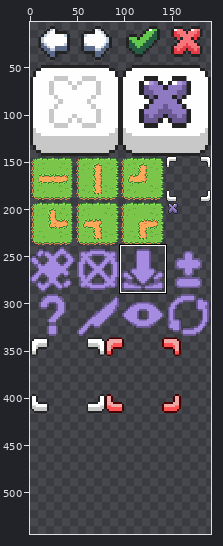
A sprite sheet gets an edit: assets/graphics/sprites/gui.png. The picture above shows the old version from afar; the outline marks the close-up.
Close-up. Before the commit:
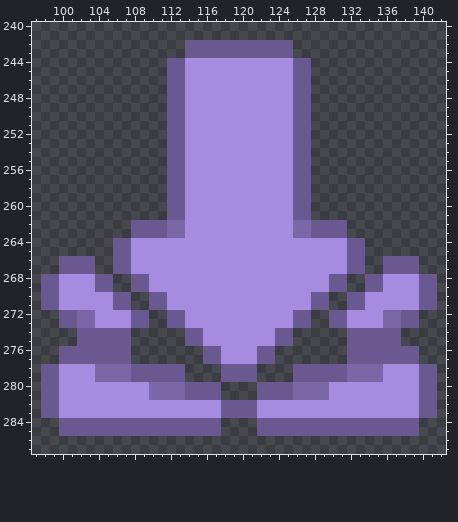
The file is 192x416 pixels. Colours within 5 levels of each other are drawn and written as one. Shown: x 97..142, y 240..287. The old version is drawn lined up with the new one, on the new canvas. The wide view leaves out empty margins. The commit also changed other parts of the picture, which this record leaves out.
The result:
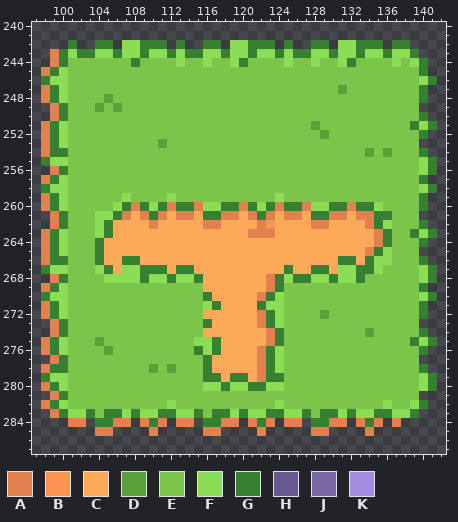
Palette (. is transparent): A #e2804f  B #fb9351  C #fcaa5a  D #5aa13a  E #7bc54a  F #8bdd55  G #378031  H #6a5990  J #7a67a6  K #a68ce1
The exact change:
canvas 192x416 -> 192x544
Changed rows in their new state; - is an unchanged pixel.
first column x 98:
242 ---G--GG-FFGGG-G..GG.FFGGG.G--GG-FFGGG-GG---
243 -AGFGGFFGFFGFFGFGGFFGFFGFFGFGGFFGFFGFFGFFG--
244 -AGEEEEEEEGEEEEFEEFEEFGEEEEFEEFEEFGEEEEFEFG-
245 AGFEEEEEEEEEEEEEEEEEEEEEEEEEEEEEEEEEEEEEEEG-
246 GFFEEEEEEEEEEEEEEEEEEEEEEEEEEEEEEEEEEEEEEEFG
247 AGFEEEEEEEEEEEEEEEEEEEEEEEEEEEEEEDEEEEEEEEG-
248 AGFEEEEDEEEEEEEEEEEEEEEEEEEEEEEEEEEEEEEEEEG-
249 -AGEEEDEDEEEEEEEEEEEEEEEEEEEEEEEEEEEEEEEEE--
250 -AGEEEEEEEEEEEEEEEEEEEEEEEEEEEEEEEEEEEEEEEG-
251 AGFEEEEEEEEEEEEEEEEEEEEEEEEEEEDEEEEEEEEEEGFG
252 AGFEEEEEEEEEEEEEEEEEEEEEEEEEEEEDEEEEEEEEEEG-
253 AGFEEEEEEEEEEDEEEEEEEEEEEEEEEEEEEEEEEEEEEE--
254 AGGEEEEEEEEEEEEEEEEEEEEEEEEEEEEEEEEEDEDEEEG-
255 GFFEEEEEEEEEEEEEEEEEEEEEEEEEEEEEEEEEEEEEEEFG
256 -AGEEEEEEEEEEEEEEEEEEEEEEEEEEEEEEEEEEEEEEEFG
257 AGFEEEEEEEEEEEEEEEEEEEEEEEEEEEEEEEEEEEEEEEG-
258 GFFEEEEEEEEEEEEEEEEEEEEEEEEEEEEEEEEEEEEEEEFG
259 AGFEEEEEEFEEEEFEEEEEEEEEEEFEEEEEEEEEEEEEEEG-
260 AGFEEEEEFGAGFGAGGAFFGGAGFGAGGAFFGGAGGFEEEEG-
261 -AGEEEFFGACAGACAACGGAACAGACAACGGAACAAGGEEE--
262 -AGEEEFGCCCCACCCCCAACCCCABCCCCAACCCCAGFEEEG-
263 AGFEEEFGCCCCCCCCCCCCCCCAAACCCCCCCCCCCAGEEGFG
264 AGFEEEGCCCCCCCCCCCCCCCCCCCCCCCCCCCCCCAGEEEG-
265 AGFEEEGCCCCCCCCCCCCCCCCCCCCCCCCCCCCCAGFEEE--
266 AGGEEEGCCGGCCCCCCCCCCCCCCCCCCCCCCGGCGFFEEEG-
267 GFFEEEFGCFFGGGCGGCCCCCCCCCCGCCGGCFFGGFEEEEFG
268 .AGEEEEFFFFGFFGFFGCCCCCCCAGFGGFFGFFGEEEEEEFG
269 AGFEEEEEEEEEEEEEEECCCCCCCAGEEEEEEEEEEEEEEEG.
270 GFFEEEEEEEEEEEEEEEGCCCCCAGFEEEEEEEEEEEEEEEFG
271 AGFEEEEEEEEEEEEEEEFGCCCCGFFEEEEEEEEEEEEEEEG.
272 AGFEEEEEEEEEEEEEEECCCCCCAGFEEEEDEEEEEEEEEEG-
273 -AGEEEEEEEEEEEEEEEGCCCCCAGFEEEEEEEEEEEEEEE--
274 -AGEEEEEEEEEEEEEEECCCCCCCAGEEEEEEEEEDEEEEEG-
275 AGFEEEDEEEEEEEEEEFFGCCCCCAGEEEEEEEEEEEEEEGFG
276 AGFEEEEDEEEEEEEEEGFGCCCCAGFEEEEEEEEEEEEEEEG-
277 -AGEEEEEEEEEEEEEEEGCCCCCAGFEEEEEEEEEEEEEEE--
278 AGGEEEEEEEEEDEDEEEGCCCCCAGFEEEEEEEEEEEEEEEG.
279 GFFEEEEEEEEEEEEEEEGGCGGCAGGEEEEEEEEEEEEEEEFG
280 AGFEEEEEEEEEEEEEEEFFGFFGGFFEEEEEEEEEEEEEEEFG
281 .AGEEEEEEEEEEEEEEEEEEEEEEEEEEEEEEEEEEEEEEE..
282 AGFEEEEEEEEEEEFEEEEEEEEEEEFEEEEEEEEEEEFEEFG.
283 .AGFFGEGGFGFFGGFFGEGGFGFFGGFFGEGGFGFFGGFFG..
284 --.AA.GGAA.AGA.AA.GGAA-AGA.AA.GGAA.AGA.A..--
285 --....AA....A.....AA----A.....AA....A.....--
Changed places in both close-ups, as pixel boxes (x1, y1, x2, y2):
changed: (41, 40, 437, 436)
